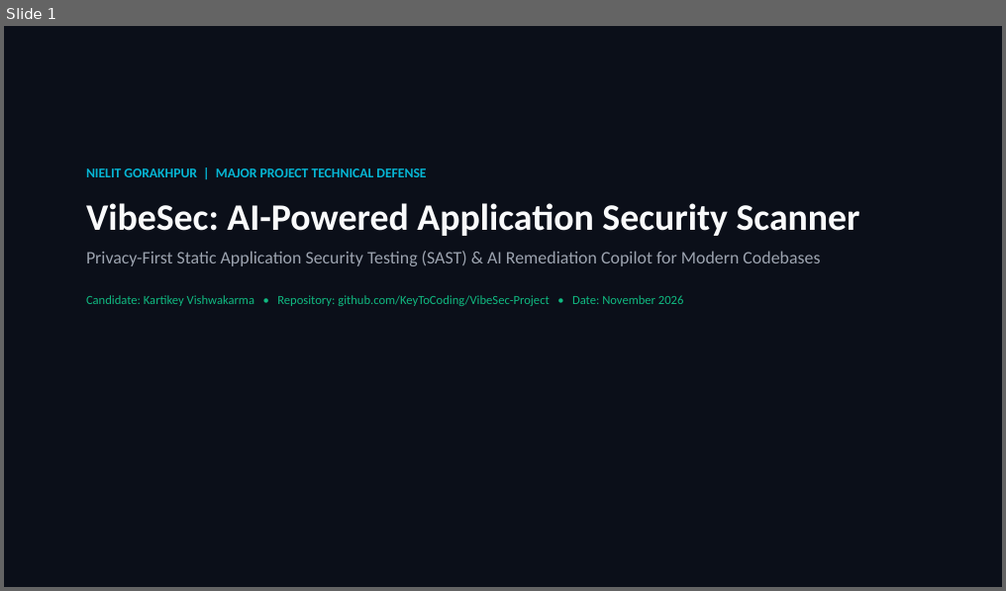
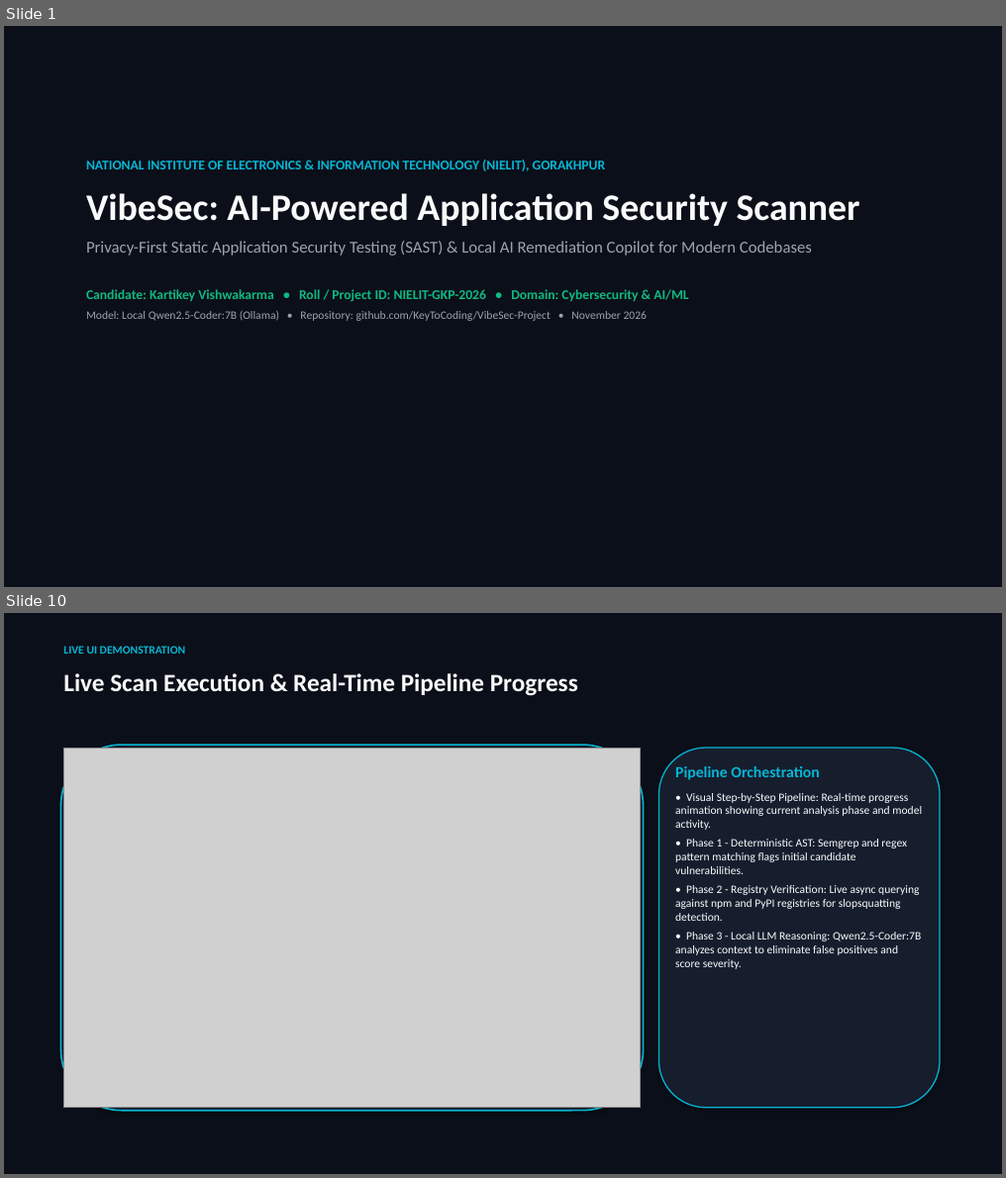
Before and after one commit to KeyToCoding/VibeSec-Project, a slide deck: docs/VibeSec_Final_Project_Presentation.pptx. Shown one above the other, each under a label of ours: slide 1 before the commit, slides 1 and 10 after it; the slides between them are not shown. The pictures are 1006x591 and 1006x1178 pixels, drawn with LibreOffice and Linux fonts; fonts in the diff are those of the drawing; grey boxes stand for pictures. Boxes give left, top, right and bottom in pixels: in the first picture for what was removed or moved away, otherwise in the second. Text is boxed around its words. In the diff, an @@ line names an element or a change of style, - is before the commit and + after.

```diff
--- a/docs/VibeSec_Final_Project_Presentation.pptx
+++ b/docs/VibeSec_Final_Project_Presentation.pptx
@@ slide 10 added at [4,613,1002,1174], background #FFFFFF @@
@@ rectangle added at [4,613,1002,1174], fill #0B0F19 @@
@@ text added at [63,646,185,654], 11 pt, text #06B6D4, bold @@
+LIVE UI DEMONSTRATION
@@ text added at [63,673,578,696], 24 pt, text #F9FAFB, bold @@
+Live Scan Execution & Real-Time Pipeline Progress
@@ rounded rectangle added at [60,745,644,1111], fill #161E2E, outline #06B6D4 1.5 pt @@
@@ picture added at [63,748,641,1108] @@
@@ rounded rectangle added at [659,748,940,1108], fill #161E2E, outline #06B6D4 1.2 pt @@
@@ text added at [675,766,922,969], 11 pt, text #F9FAFB @@
+Pipeline Orchestration
+• Visual Step-by-Step Pipeline: Real-time progress animation showing current analysis phase and model activity.
+• Phase 1 - Deterministic AST: Semgrep and regex pattern matching flags initial candidate vulnerabilities.
+• Phase 2 - Registry Verification: Live async querying against npm and PyPI registries for slopsquatting detection.
+• Phase 3 - Local LLM Reasoning: Qwen2.5-Coder:7B analyzes context to eliminate false positives and score severity.
@@ slide 1 changed as well @@
@@ text "NATIONAL INSTITUTE OF ELECTRONICS & ...": place and size @@
-text "NATIONAL INSTITUTE OF ELECTRONICS & ..." at [86,169,860,306]
+text "NATIONAL INSTITUTE OF ELECTRONICS & ..." at [86,160,860,321]
@@ text at [86,160,606,172]: text changed @@
-NIELIT GORAKHPUR | MAJOR PROJECT TECHNICAL DEFENSE
+NATIONAL INSTITUTE OF ELECTRONICS & INFORMATION TECHNOLOGY (NIELIT), GORAKHPUR
@@ text at [86,241,812,321]: text changed; size 12 to 11 pt; text colour #10B981 to #9CA3AF @@
-Privacy-First Static Application Security Testing (SAST) & AI Remediation Copilot for Modern Codebases
-Candidate: Kartikey Vishwakarma • Repository: github.com/KeyToCoding/VibeSec-Project • Date: November 2026
+Privacy-First Static Application Security Testing (SAST) & Local AI Remediation Copilot for Modern Codebases
+Candidate: Kartikey Vishwakarma • Roll / Project ID: NIELIT-GKP-2026 • Domain: Cybersecurity & AI/ML
+Model: Local Qwen2.5-Coder:7B (Ollama) • Repository: github.com/KeyToCoding/VibeSec-Project • November 2026
```
Also in this commit, not shown: 3 other slides changed, 13 other slides added, 11 slides removed, 34 other files.
